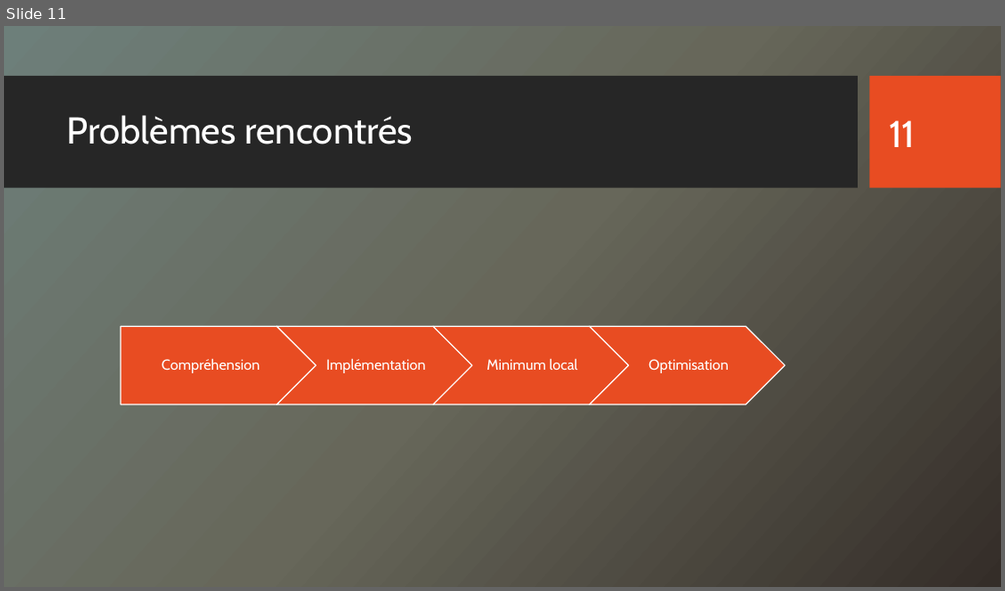
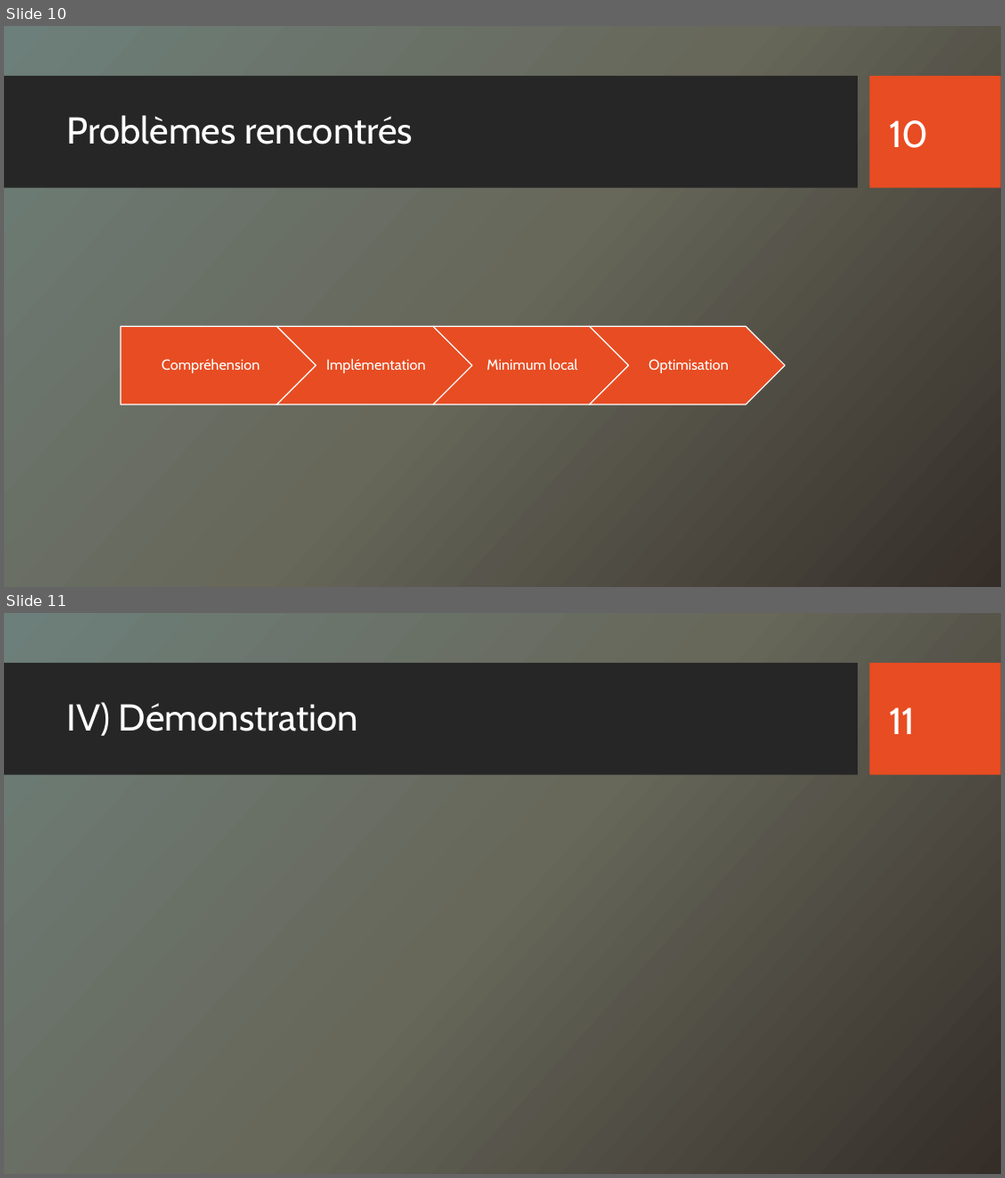
Before and after one commit to kazouke/Artificial-Bee-Colony, a slide deck: Rapport/Intelligence Artificielle.pptx. Shown one above the other, each under a label of ours: slide 11 before the commit, slides 10 and 11 after it. The pictures are 1005x591 and 1005x1178 pixels, drawn with LibreOffice and Linux fonts; fonts in the diff are those of the drawing; background and template pictures are left out. Boxes give left, top, right and bottom in pixels: in the first picture for what was removed or moved away, otherwise in the second. Text is boxed around its words. In the diff, an @@ line names an element or a change of style, - is before the commit and + after.

```diff
--- a/Rapport/Intelligence Artificielle.pptx
+++ b/Rapport/Intelligence Artificielle.pptx
@@ slide 11 added at <box>4,613,1001,1174</box>, background picture (left out); not listed: 2 template elements that a slide beside it also shows @@
@@ title added at <box>67,702,358,736</box>, 36 pt, text #FFFFFF @@
+IV) Démonstration
@@ page number added at <box>889,707,915,734</box>, 36 pt, text #FFFFFF @@
+11
@@ what was slide 11 is now slide 10 @@
@@ page number at <box>889,120,929,148</box>: text changed @@
-11
+10
```
Also in this commit, not shown: 5 slides changed, 1 slide removed, 5 other files.
